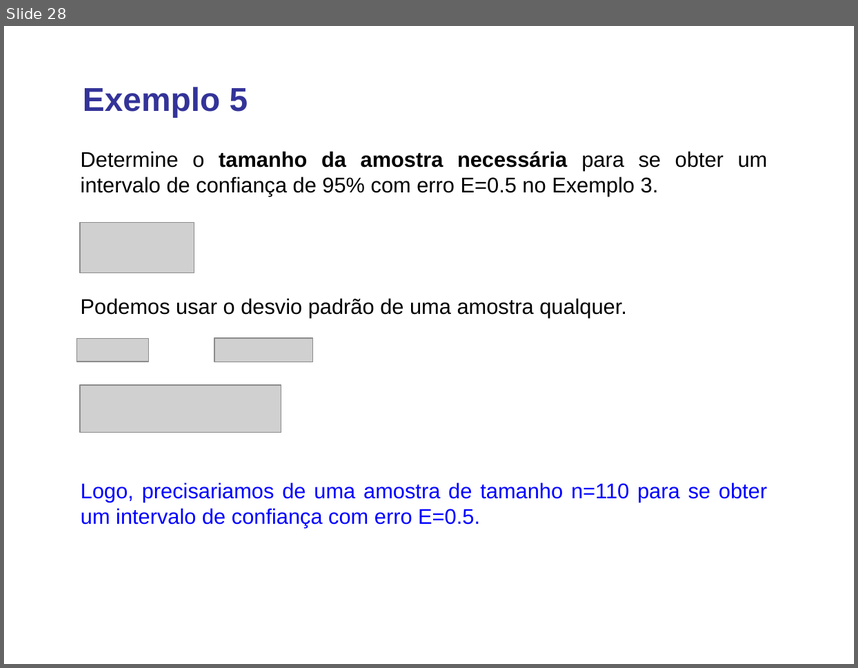
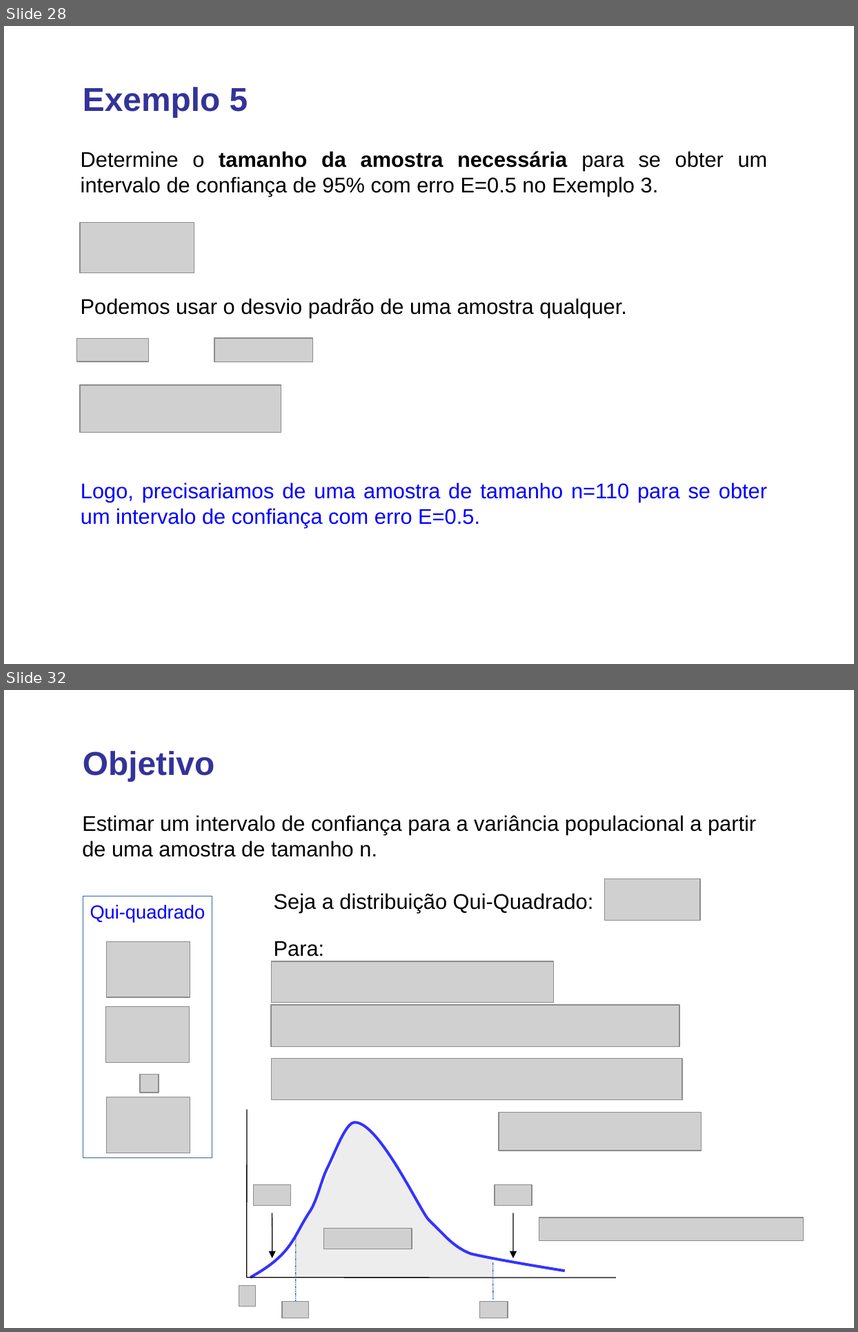
Before and after one commit to lansaviniec/estatistica, a slide deck: 7 estimativas e tamanhos amostrais.ppt. Shown one above the other, each under a label of ours: slide 28 before the commit, slides 28 and 32 after it; the slides between them are not shown. The pictures are 858x668 and 858x1332 pixels, drawn with LibreOffice and Linux fonts; fonts in the diff are those of the drawing; grey boxes stand for pictures; background and template pictures are left out. Boxes give left, top, right and bottom in pixels: in the first picture for what was removed or moved away, otherwise in the second. Text is boxed around its words. In the diff, an @@ line names an element or a change of style, - is before the commit and + after.

```diff
--- a/7 estimativas e tamanhos amostrais.ppt
+++ b/7 estimativas e tamanhos amostrais.ppt
@@ slide 32 added at [4,690,854,1328], background #FFFFFF @@
@@ text added at [83,751,214,781], 28 pt, text #333399, bold @@
+Objetivo
@@ text added at [82,815,756,857], 18 pt, text #000000 @@
+Estimar um intervalo de confiança para a variância populacional a partir de uma amostra de tamanho n.
@@ text added at [274,893,594,912], 18 pt, text #000000 @@
+Seja a distribuição Qui-Quadrado:
@@ picture added at [605,879,700,920] @@
@@ text added at [274,940,325,956], 18 pt, text #000000 @@
+Para:
@@ picture added at [271,961,553,1002] @@
@@ picture added at [271,1005,680,1046] @@
@@ picture added at [271,1058,682,1100] @@
@@ group added at [83,896,212,1158]: 4 pictures, 1 rectangle @@
+Qui-quadrado
@@ picture added at [499,1112,701,1150] @@
@@ group added at [239,1109,804,1317]: 7 pictures, 4 lines, 2 freeform shapes, 2 arrows @@
```
Also in this commit, not shown: 9 other slides added.
